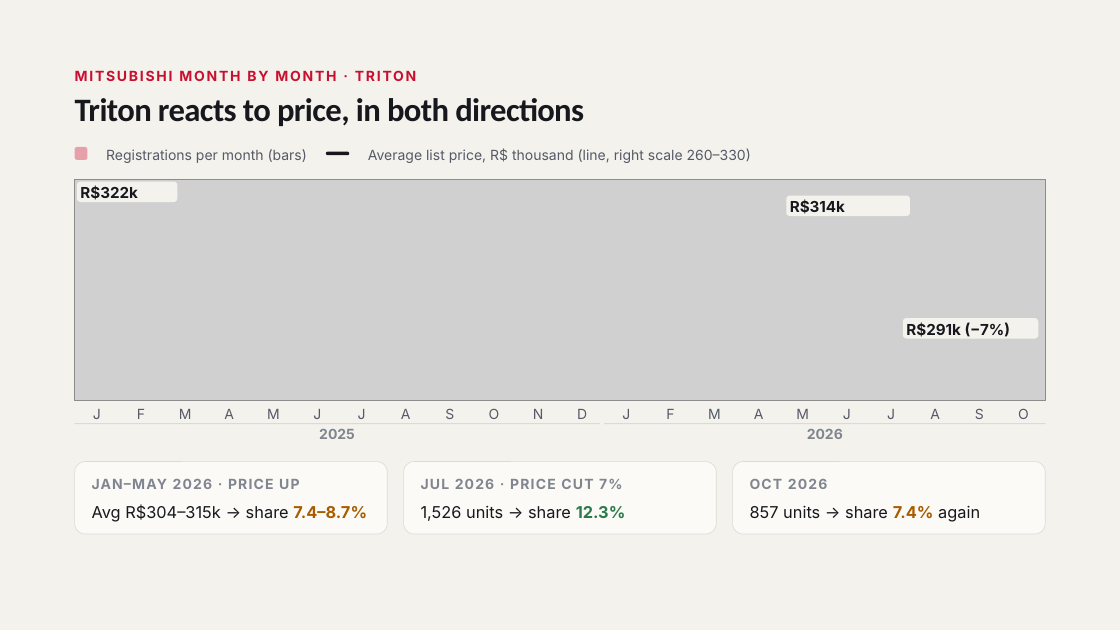
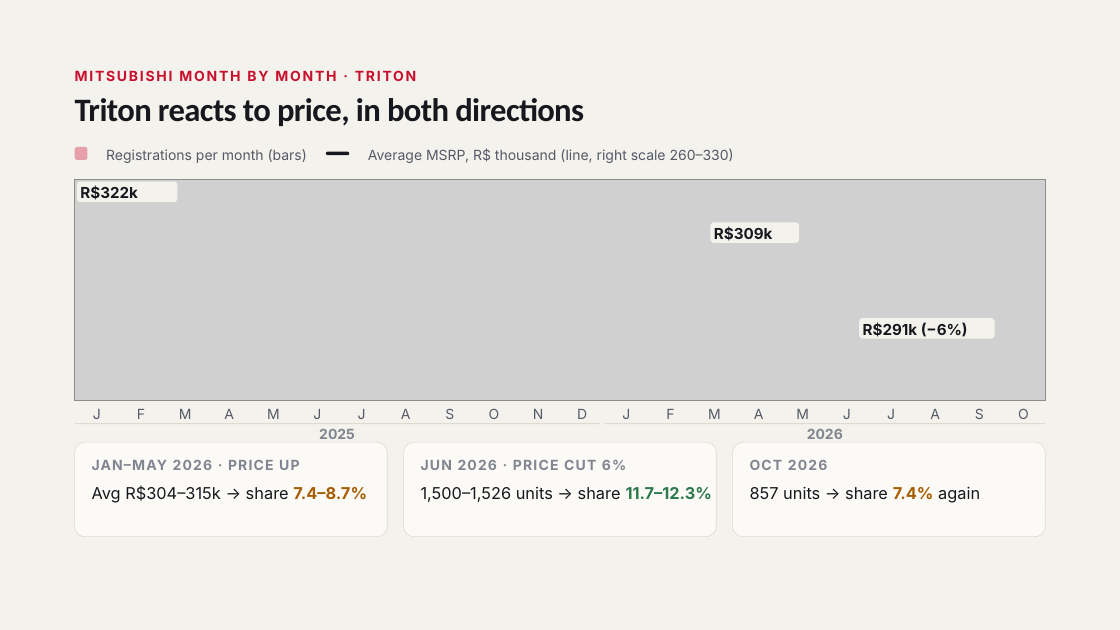
Before and after one commit to FLeone2/mercado-atlas, a slide deck: slide 37 of Mitsubishi_Brazil_Market_Network_Nov2026.pptx. Drawn at 1120x630 pixels with LibreOffice and Linux fonts; fonts in the diff are those of the drawing; grey boxes stand for pictures. Boxes give left, top, right and bottom in pixels: in the first picture for what was removed or moved away, otherwise in the second. Text is boxed around its words. In the diff, an @@ line names an element or a change of style, - is before the commit and + after.

```diff
--- a/Mitsubishi_Brazil_Market_Network_Nov2026.pptx
+++ b/Mitsubishi_Brazil_Market_Network_Nov2026.pptx
@@ text at <box>368,148,734,163</box>: text changed @@
-Average list price, R$ thousand (line, right scale 260–330)
+Average MSRP, R$ thousand (line, right scale 260–330)
@@ rounded rectangle: place and size @@
-rounded rectangle at <box>786,196,910,216</box>
+rounded rectangle at <box>711,223,800,243</box>
@@ text at <box>714,226,772,241</box>: text changed @@
-R$314k
+R$309k
@@ rounded rectangle: place and size @@
-rounded rectangle at <box>903,318,1038,339</box>
+rounded rectangle at <box>860,318,995,339</box>
@@ text at <box>863,322,968,337</box>: text changed @@
-R$291k (−7%)
+R$291k (−6%)
@@ rounded rectangle: place and size @@
-rounded rectangle at <box>75,461,387,534</box>
+rounded rectangle at <box>75,442,387,536</box>
@@ rounded rectangle: place and size @@
-rounded rectangle at <box>404,461,717,534</box>
+rounded rectangle at <box>404,442,717,536</box>
@@ proportions changed in 3 elements at <box>75,442,387,536</box>, <box>404,442,717,536</box>, <box>733,442,1045,536</box> @@
@@ rounded rectangle: place and size @@
-rounded rectangle at <box>733,461,1045,534</box>
+rounded rectangle at <box>733,442,1045,536</box>
@@ text at <box>421,460,626,470</box>: text changed @@
-JUL 2026 · PRICE CUT 7%
+JUN 2026 · PRICE CUT 6%
@@ text at <box>421,487,712,502</box>: text changed @@
-1,526 units → share 12.3%
+1,500–1,526 units → share 11.7–12.3%
@@ 4 texts: place and size @@
-4 texts at <box>92,479,980,522</box>
+4 texts at <box>92,460,980,503</box>
```
Also in this commit, not shown: 2 other slides changed, 1 other file.
